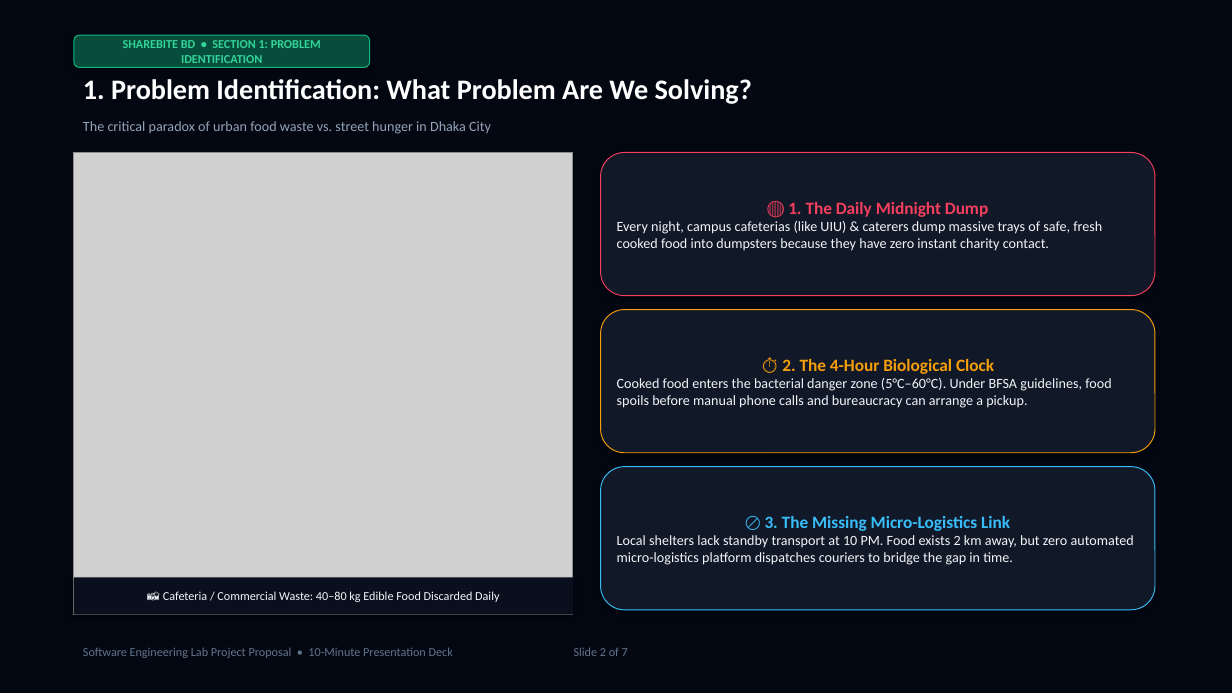
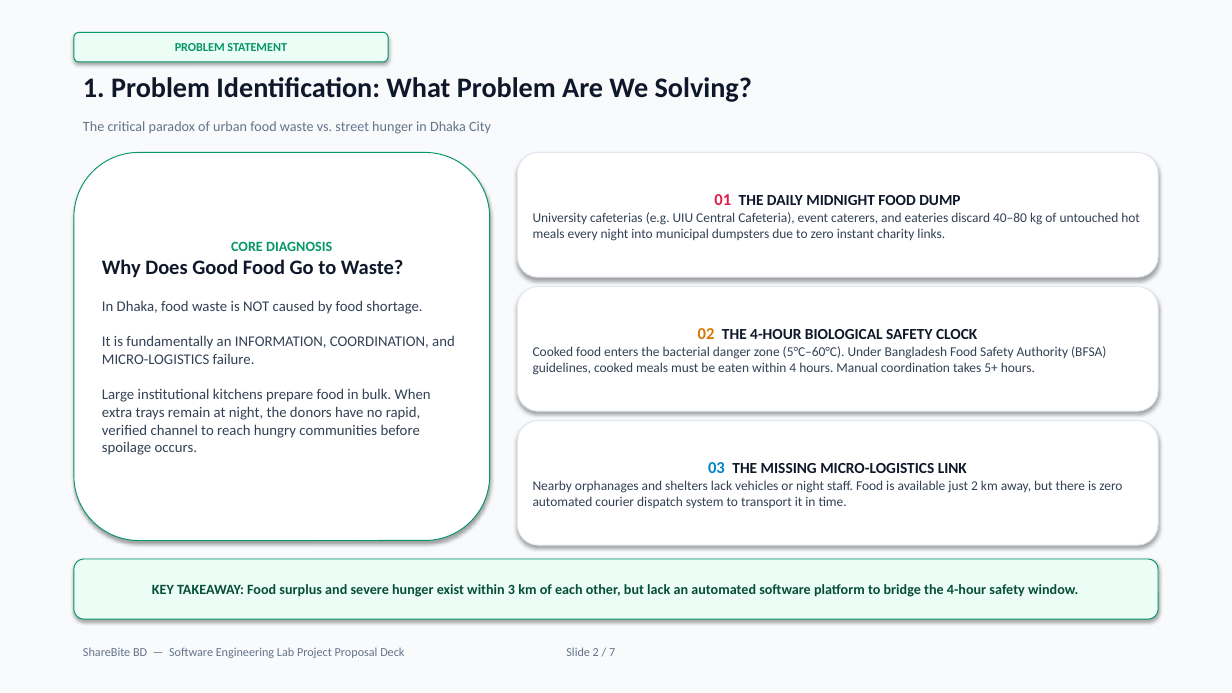
Before and after one commit to mahamudul-hasan7/shearbitebd, a slide deck: slide 2 of ShareBite_BD_SE_Lab_Presentation.pptx. Drawn at 1232x693 pixels with LibreOffice and Linux fonts; fonts in the diff are those of the drawing; grey boxes stand for pictures. Boxes give left, top, right and bottom in pixels: in the first picture for what was removed or moved away, otherwise in the second. Text is boxed around its words. In the diff, an @@ line names an element or a change of style, - is before the commit and + after.

Commit message:
feat(presentation): redesign slides into clean academic structured format matching user reference

```diff
--- a/ShareBite_BD_SE_Lab_Presentation.pptx
+++ b/ShareBite_BD_SE_Lab_Presentation.pptx
@@ rectangle at [0,0,1232,693]: fill #030712 to #F8FAFC @@
@@ rounded rectangle "PROBLEM STATEMENT": place and size @@
-rounded rectangle "PROBLEM STATEMENT" at [74,35,370,67]
+rounded rectangle "PROBLEM STATEMENT" at [74,32,388,62]
@@ rounded rectangle "PROBLEM STATEMENT" at [74,32,388,62]: fill #064E3B to #ECFDF5; outline #10B981 0.75 pt to #059669 0.75 pt @@
@@ text in rounded rectangle at [175,43,287,51]: text changed; text colour #34D399 to #059669 @@
-SHAREBITE BD • SECTION 1: PROBLEM IDENTIFICATION
+PROBLEM STATEMENT
@@ text "1. Problem Identification: What Problem ..." at [83,77,752,102]: text colour #FFFFFF to #0F172A @@
@@ text "The critical paradox of urban ..." at [83,121,491,134]: text colour #94A3B8 to #64748B @@
@@ picture removed at [74,152,573,615] @@
@@ rounded rectangle added at [74,152,490,541], fill #FFFFFF, outline #059669 0.75 pt, 11.5 pt, text #334155 @@
+CORE DIAGNOSIS
+Why Does Good Food Go to Waste?
+In Dhaka, food waste is NOT caused by food shortage.
+It is fundamentally an INFORMATION, COORDINATION, and MICRO-LOGISTICS failure.
+Large institutional kitchens prepare food in bulk. When extra trays remain at night, the donors have no rapid, verified channel to reach hungry communities before spoilage occurs.
@@ rounded rectangle "01 THE DAILY MIDNIGHT FOOD ...": place and size @@
-rounded rectangle "01 THE DAILY MIDNIGHT FOOD ..." at [601,152,1155,296]
+rounded rectangle "01 THE DAILY MIDNIGHT FOOD ..." at [518,152,1158,277]
@@ rounded rectangle "01 THE DAILY MIDNIGHT FOOD ..." at [518,152,1158,277]: fill #111827 to #FFFFFF; outline #F43F5E 0.75 pt to #E2E8F0 0.75 pt @@
@@ text in rounded rectangle at [533,194,1140,241]: text changed; size 11 to 10.5 pt; text colour #F1F5F9 to #334155 @@
-🔴 1. The Daily Midnight Dump
-Every night, campus cafeterias (like UIU) & caterers dump massive trays of safe, fresh cooked food into dumpsters because they have zero instant charity contact.
+01 THE DAILY MIDNIGHT FOOD DUMP
+University cafeterias (e.g. UIU Central Cafeteria), event caterers, and eateries discard 40–80 kg of untouched hot meals every night into municipal dumpsters due to zero instant charity links.
@@ rounded rectangle "02 THE 4-HOUR BIOLOGICAL SAFETY ...": place and size @@
-rounded rectangle "02 THE 4-HOUR BIOLOGICAL SAFETY ..." at [601,310,1155,453]
+rounded rectangle "02 THE 4-HOUR BIOLOGICAL SAFETY ..." at [518,287,1158,411]
@@ rounded rectangle "02 THE 4-HOUR BIOLOGICAL SAFETY ..." at [518,287,1158,411]: fill #111827 to #FFFFFF; outline #F59E0B 0.75 pt to #E2E8F0 0.75 pt @@
@@ text in rounded rectangle at [533,328,1106,375]: text changed; size 11 to 10.5 pt; text colour #F1F5F9 to #334155 @@
-⏱️ 2. The 4-Hour Biological Clock
-Cooked food enters the bacterial danger zone (5°C–60°C). Under BFSA guidelines, food spoils before manual phone calls and bureaucracy can arrange a pickup.
+02 THE 4-HOUR BIOLOGICAL SAFETY CLOCK
+Cooked food enters the bacterial danger zone (5°C–60°C). Under Bangladesh Food Safety Authority (BFSA) guidelines, cooked meals must be eaten within 4 hours. Manual coordination takes 5+ hours.
@@ rounded rectangle added at [518,421,1158,545], fill #FFFFFF, outline #E2E8F0 0.75 pt, 10.5 pt, text #334155 @@
+03 THE MISSING MICRO-LOGISTICS LINK
+Nearby orphanages and shelters lack vehicles or night staff. Food is available just 2 km away, but there is zero automated courier dispatch system to transport it in time.
@@ rounded rectangle "KEY TAKEAWAY: Food surplus and ...": place and size @@
-rounded rectangle "KEY TAKEAWAY: Food surplus and ..." at [601,467,1155,610]
+rounded rectangle "KEY TAKEAWAY: Food surplus and ..." at [74,559,1158,619]
@@ rounded rectangle "KEY TAKEAWAY: Food surplus and ..." at [74,559,1158,619]: fill #111827 to #ECFDF5; outline #38BDF8 0.75 pt to #059669 0.75 pt @@
@@ rectangle removed at [74,578,573,615] @@
-📸 Cafeteria / Commercial Waste: 40–80 kg Edible Food Discarded Daily
@@ text in rounded rectangle at [152,584,1078,597]: text changed; text colour #F1F5F9 to #064E3B; bold on @@
-🚫 3. The Missing Micro-Logistics Link
-Local shelters lack standby transport at 10 PM. Food exists 2 km away, but zero automated micro-logistics platform dispatches couriers to bridge the gap in time.
+KEY TAKEAWAY: Food surplus and severe hunger exist within 3 km of each other, but lack an automated software platform to bridge the 4-hour safety window.
@@ text at [83,647,615,658]: text changed @@
-Software Engineering Lab Project Proposal • 10-Minute Presentation Deck Slide 2 of 7
+ShareBite BD — Software Engineering Lab Project Proposal Deck Slide 2 / 7
```
Also in this commit, not shown: 6 other slides changed, 4 other files.
